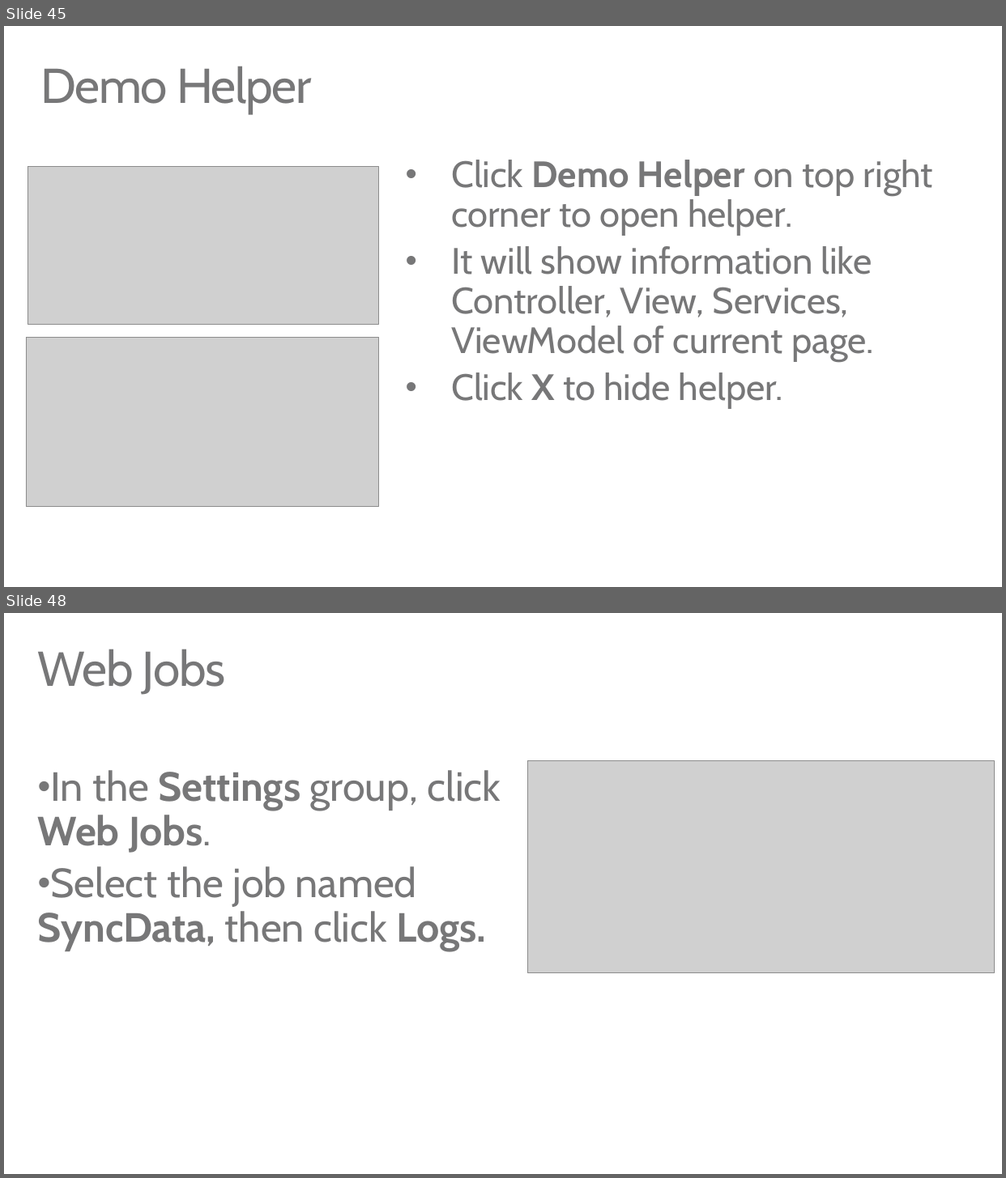
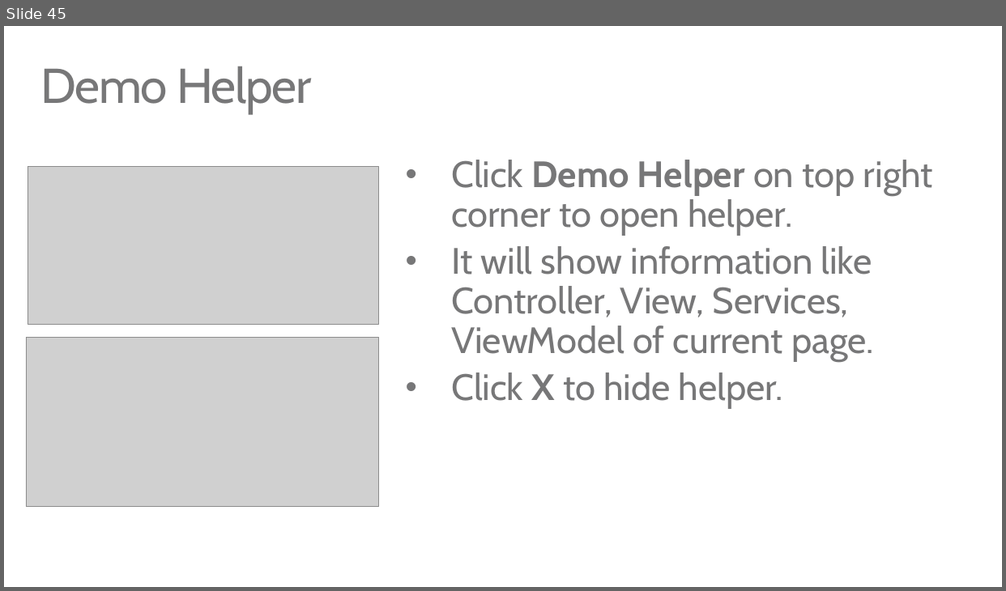
Before and after one commit to TylerLu/EDUGraphAPI-PHP, a slide deck: EDU GRAPH-API Demo Script.pptx. Shown one above the other, each under a label of ours: slides 45 and 48 before the commit, slide 45 after it; the slides between them are not shown. The pictures are 1006x1178 and 1006x591 pixels, drawn with LibreOffice and Linux fonts; fonts in the diff are those of the drawing; grey boxes stand for pictures. Boxes give left, top, right and bottom in pixels: in the first picture for what was removed or moved away, otherwise in the second. Text is boxed around its words. In the diff, an @@ line names an element or a change of style, - is before the commit and + after.

```diff
--- a/EDU GRAPH-API Demo Script.pptx
+++ b/EDU GRAPH-API Demo Script.pptx
@@ slide 48 removed at bbox=[4, 613, 1002, 1174], background #FFFFFF @@
@@ title removed at bbox=[38, 649, 225, 695] @@
-Web Jobs
@@ text removed at bbox=[38, 770, 501, 951] @@
-• In the Settings group, click Web Jobs.
-• Select the job named SyncData, then click Logs.
@@ picture removed at bbox=[527, 761, 994, 973] @@
```
Also in this commit, not shown: 7 other slides removed.
